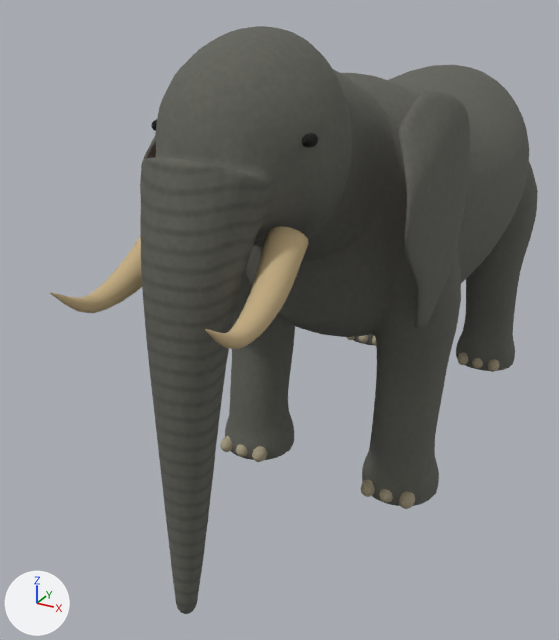
Before and after pictures for a commit that changed the glTF model assets/animals/elephant.glb.
One viewpoint serves both versions: a camera (50 mm lens) standing at (2.34, -6.12, 3.8) and looking at (-0.46, -1.02, 1.24). Arrows for +X, +Y and +Z are at lower left; the lights stay in place. The older version comes first. Vertices at exactly the same position are counted once.

In view in the first picture: 'elephant'.
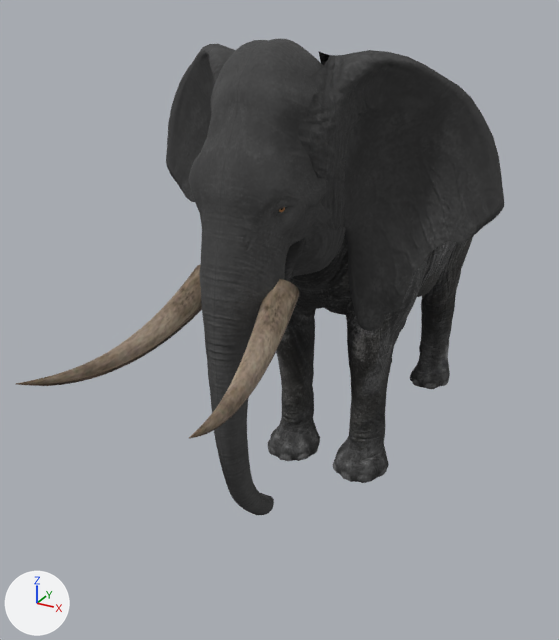
Edits to the bpy script that builds the scene:
```text
Add img_elephant_base:
    img_elephant_base = load_image('elephant_base', '_unpacked/elephant_base', 2048, 2048, 'sRGB')
Add img_elephant_normal:
    img_elephant_normal = load_image('elephant_normal', '_unpacked/elephant_normal', 2048, 2048, 'Non-Color')
Change mat_elephant:
    where n0 = _N.new('ShaderNodeBsdfPrincipled'); n0.name = 'Principled BSDF'
    n0.inputs[2].default_value: 0.94 -> 0.9  # 'Roughness'
    where n2 = _N.new('ShaderNodeTexImage'); n2.name = 'Image Texture'
    n2.image: img_elephant_albedo -> img_elephant_base
    add n3 = _N.new('ShaderNodeNormalMap'); n3.name = 'Normal Map'
    add n3.uv_map = 'UVMap'
    add n3.inputs[0].default_value = 1.15  # 'Strength'
    add n4 = _N.new('ShaderNodeTexImage'); n4.name = 'Image Texture.001'
    add n4.image = img_elephant_normal
    add _L.new(n3.outputs[0], n0.inputs[5])  # 'Normal' to 'Normal'
    add _L.new(n4.outputs[0], n3.inputs[1])  # 'Color' to 'Color'
Change me_elephant:
    used by ob_elephant; location = (0.0, 0.0, 0.0)
    remove me_elephant.from_pydata(...)  # 11205 vertices, 22334 faces; spans x -1.02..1.02, y -3.44..2.69, z 0.01..3.56
    add me_elephant.from_pydata(...)  # 8480 vertices, 16801 faces; spans x -1.3..1.3, y -3.68..1.56, z 0.0..3.49
    me_elephant part 1: the loose piece of 8001 vertices spanning x -1.02..1.02, y -3.15..2.69, z 0.01..3.56 is rebuilt with 5868 vertices and now spans x -0.74..0.71, y -2.63..1.56, z 0.0..3.49
    me_elephant part 2: a new loose piece of 752 vertices spanning x 0.16..1.3, y -2.17..-1.31, z 1.58..3.42, in mat_elephant
    me_elephant part 3: a new loose piece of 752 vertices spanning x -1.3..-0.16, y -2.17..-1.31, z 1.58..3.42, in mat_elephant
    me_elephant part 4: a new loose piece of 306 vertices spanning x -0.56..-0.17, y -3.68..-2.21, z 1.72..2.16, in mat_elephant
    me_elephant part 5: a new loose piece of 306 vertices spanning x 0.15..0.53, y -3.68..-2.21, z 1.73..2.16, in mat_elephant
    me_elephant part 6: 16 loose pieces with 2096 vertices, spanning x -0.88..0.88, y -3.44..1.39, z 0.03..3.06, are deleted
    me_elephant part 7: 554 vertices removed from x 0.74..1.0, y -2.09..-0.91, z 1.63..3.19
    me_elephant part 8: 554 vertices removed from x -1.0..-0.74, y -2.09..-0.91, z 1.63..3.19
    other edits to the shape of me_elephant do not show in these pictures
```

Pixel boxes [x1, y1, x2, y2] of what changed, in the pictures (559 x 640 px):
'elephant', reshaped (19% shorter)
    before: [50, 26, 538, 614]
    after: [16, 39, 504, 515]
part 1 of me_elephant, rebuilt (29% narrower, 19% shorter)
    before: [140, 26, 538, 614]
    after: [189, 39, 473, 515]
part 2 of me_elephant, added
    after: [298, 50, 504, 331]
part 3 of me_elephant, added
    after: [166, 44, 235, 202]
part 4 of me_elephant, added (brown)
    after: [16, 264, 202, 386]
part 5 of me_elephant, added (brown)
    after: [189, 279, 299, 439]
part 6 of me_elephant, deleted
    before: [50, 119, 499, 509]
part 7 of me_elephant, deleted
    before: [397, 90, 471, 328]
part 8 of me_elephant, deleted (mostly hidden)
    before: [140, 137, 156, 194]
